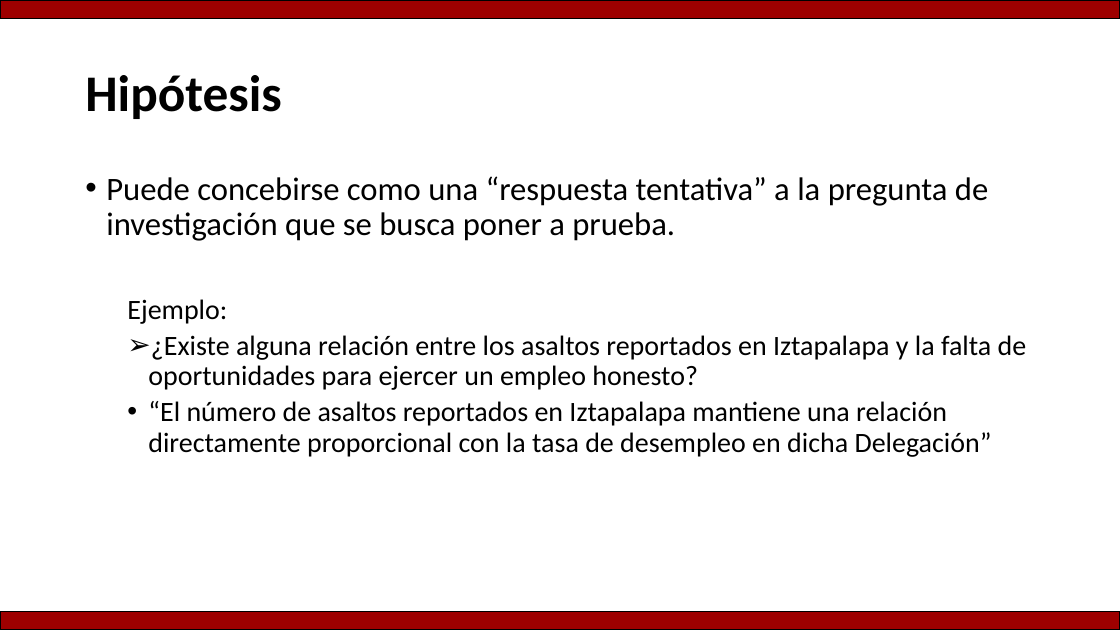
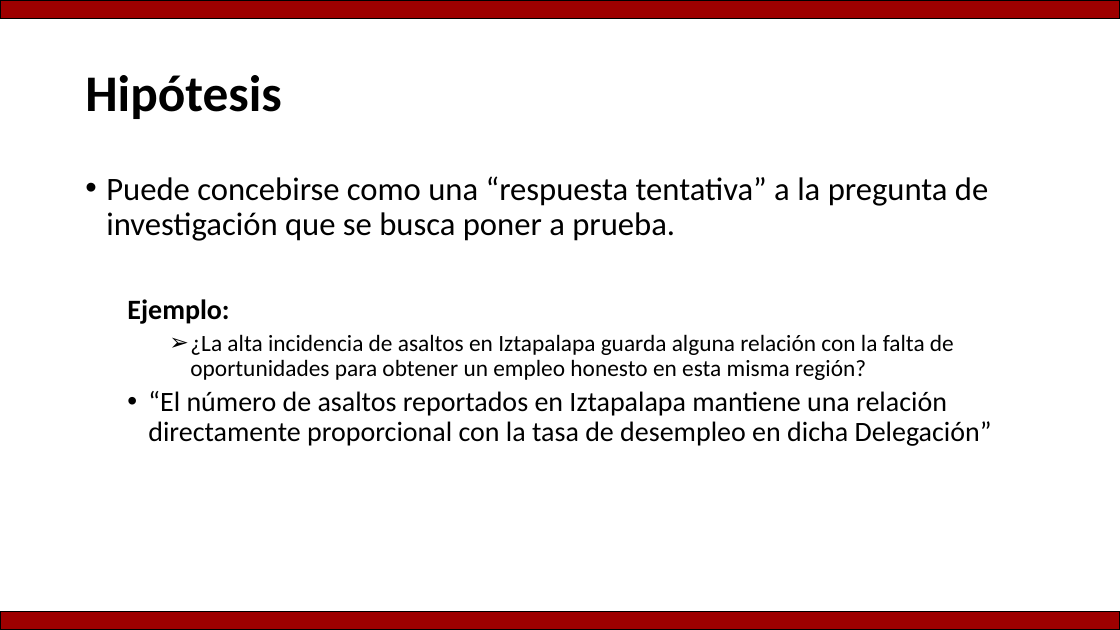
Before and after one commit to Adrifelcha/afchavez-019, a slide deck: slide 13 of JeanPiaget/ClaseMuestra/Hipotesis_Variables.pptx. Drawn at 1120x630 pixels with LibreOffice and Linux fonts; fonts in the diff are those of the drawing. Boxes give left, top, right and bottom in pixels: in the first picture for what was removed or moved away, otherwise in the second. Text is boxed around its words. In the diff, an @@ line names an element or a change of style, - is before the commit and + after.

```diff
--- a/JeanPiaget/ClaseMuestra/Hipotesis_Variables.pptx
+++ b/JeanPiaget/ClaseMuestra/Hipotesis_Variables.pptx
@@ text at [127, 299, 229, 324]: bold on in "Ejemplo:" @@
@@ text at [190, 334, 954, 380]: text changed; size 24 to 20 pt @@
-  ➢ ¿Existe alguna relación entre los asaltos reportados en Iztapalapa y la falta de oportunidades para ejercer un empleo honesto?
+    ➢ ¿La alta incidencia de asaltos en Iztapalapa guarda alguna relación con la falta de oportunidades para obtener un empleo honesto en esta misma región?
```
Also in this commit, not shown: 25 other slides changed, 24 slides added, 6 slides removed.
